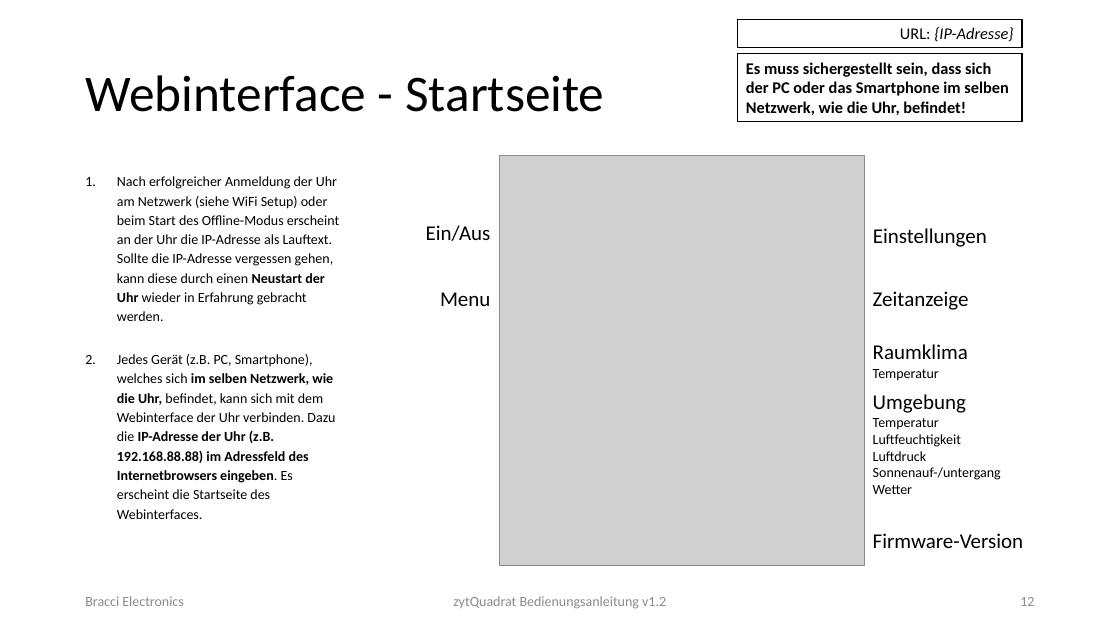
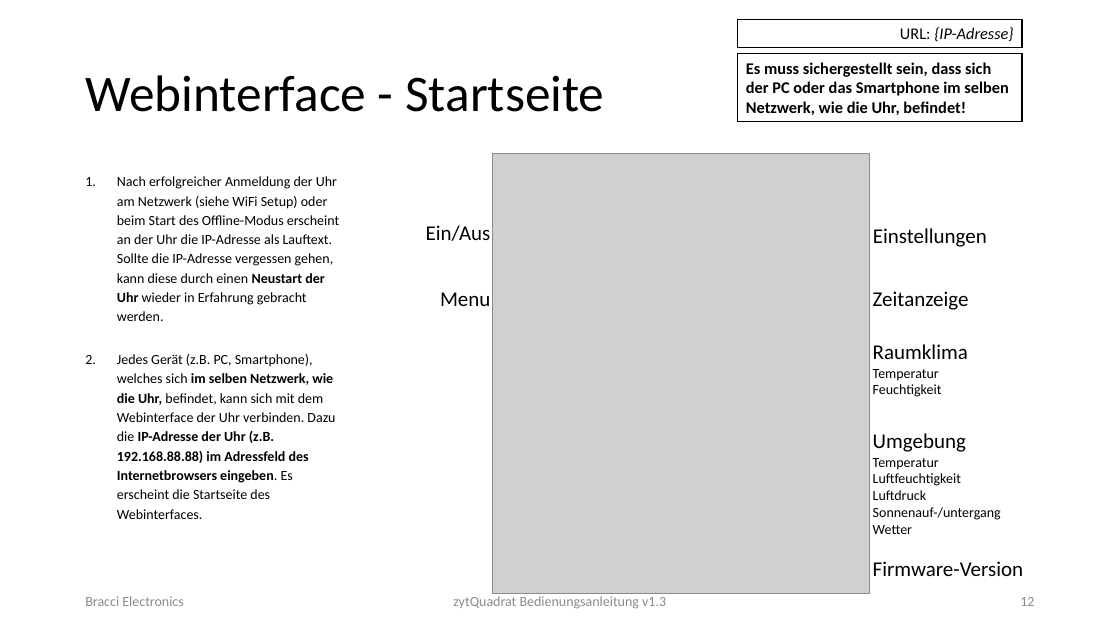
Before and after one commit to crianer/Qlockwork, a slide deck: slide 12 of misc/Instruction/Bedienungsanleitung_zytQuadrat_2.pptx. Drawn at 1120x630 pixels with LibreOffice and Linux fonts; fonts in the diff are those of the drawing; grey boxes stand for pictures. Boxes give left, top, right and bottom in pixels: in the first picture for what was removed or moved away, otherwise in the second. Text is boxed around its words. In the diff, an @@ line names an element or a change of style, - is before the commit and + after.

```diff
--- a/misc/Instruction/Bedienungsanleitung_zytQuadrat_2.pptx
+++ b/misc/Instruction/Bedienungsanleitung_zytQuadrat_2.pptx
@@ picture: place and size @@
-picture at box(500, 155, 865, 566)
+picture at box(492, 154, 870, 594)
@@ text at box(873, 384, 942, 397): paragraph added @@
+Feuchtigkeit
@@ text "Umgebung": place and size @@
-text "Umgebung" at box(873, 394, 1001, 494)
+text "Umgebung" at box(873, 433, 1001, 534)
@@ text "Firmware-Version": place and size @@
-text "Firmware-Version" at box(873, 533, 1023, 548)
+text "Firmware-Version" at box(873, 561, 1023, 576)
@@ text at box(453, 596, 666, 609): text changed @@
-zytQuadrat Bedienungsanleitung v1.2
+zytQuadrat Bedienungsanleitung v1.3
```
Also in this commit, not shown: 21 other slides changed, 4 other files.
